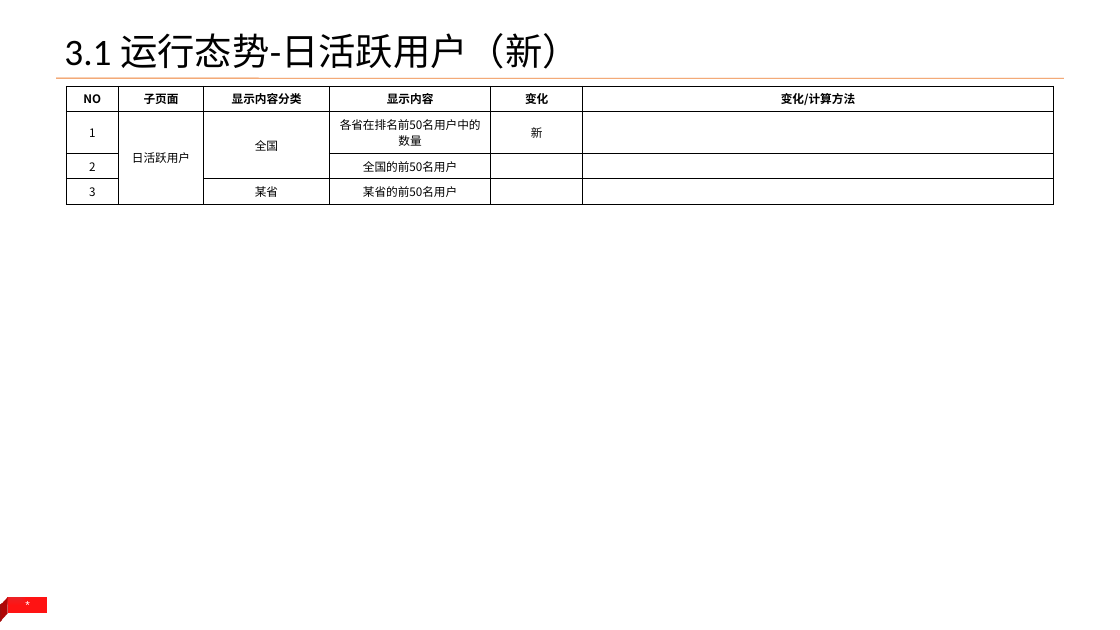
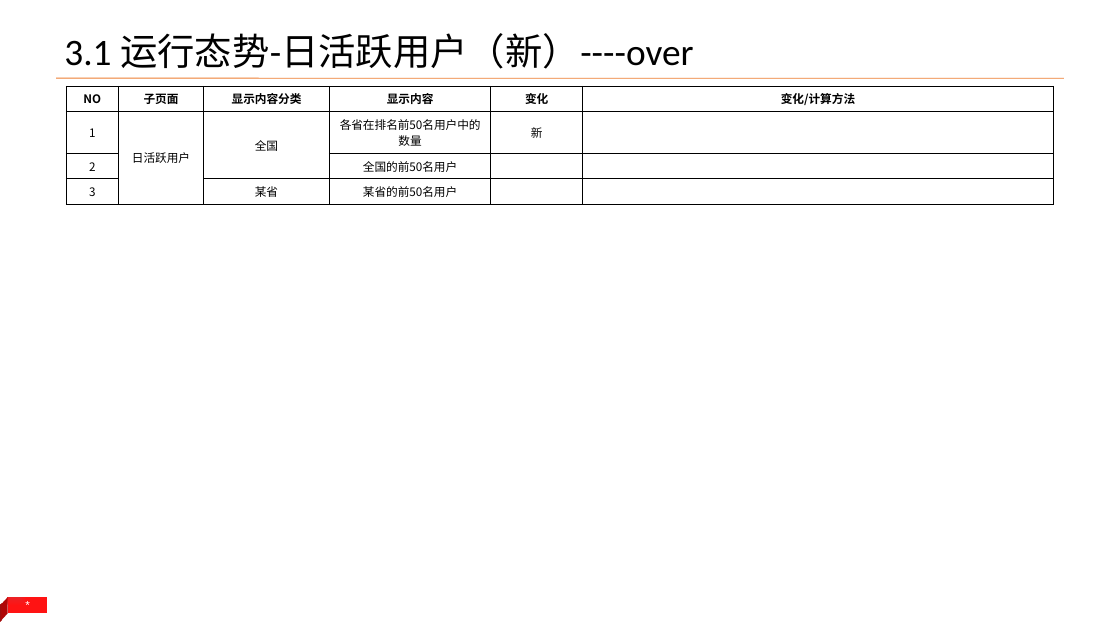
Before and after one commit to yangld/learn, a slide deck: slide 11 of 1附件/全国集中管控改动内容_v2_1.pptx. Drawn at 1120x630 pixels with LibreOffice and Linux fonts; fonts in the diff are those of the drawing. Boxes give left, top, right and bottom in pixels: in the first picture for what was removed or moved away, otherwise in the second. Text is boxed around its words. In the diff, an @@ line names an element or a change of style, - is before the commit and + after.

```diff
--- a/1附件/全国集中管控改动内容_v2_1.pptx
+++ b/1附件/全国集中管控改动内容_v2_1.pptx
@@ title at (64,33,693,69): text changed @@
-3.1 运行态势-日活跃用户（新）
+3.1 运行态势-日活跃用户（新）----over
```
Also in this commit, not shown: 1 other slide changed.
